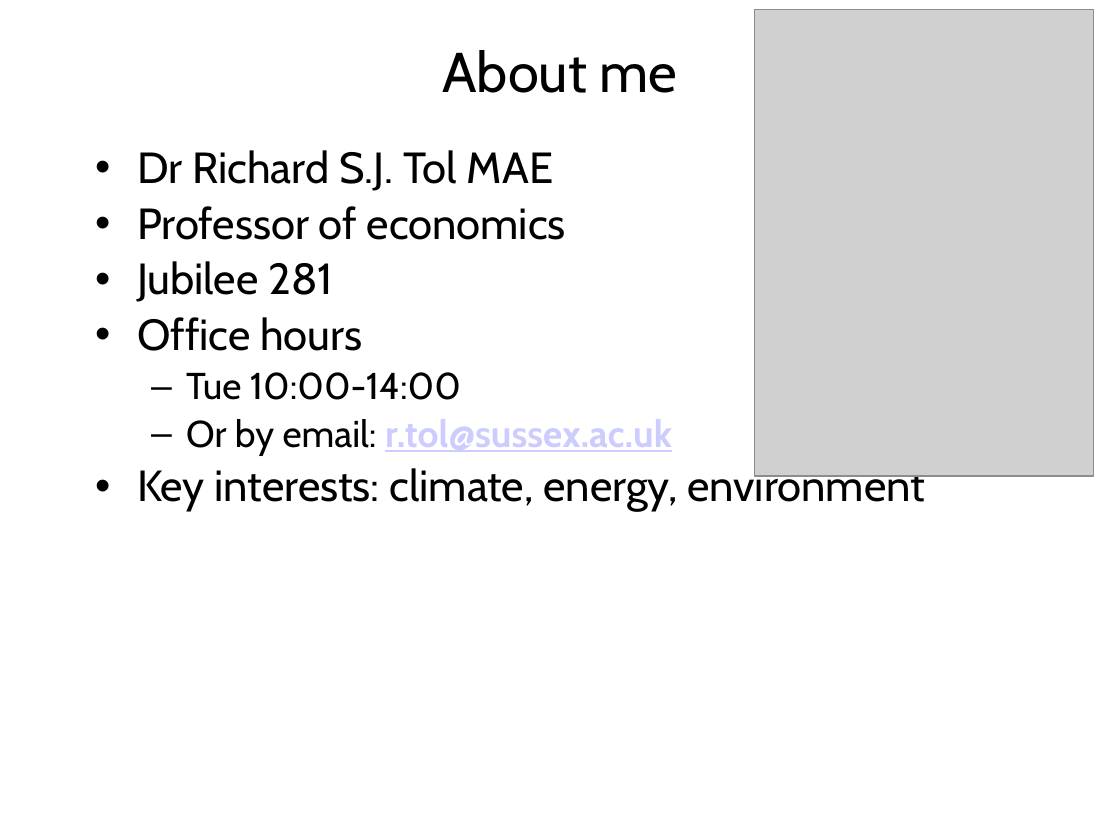
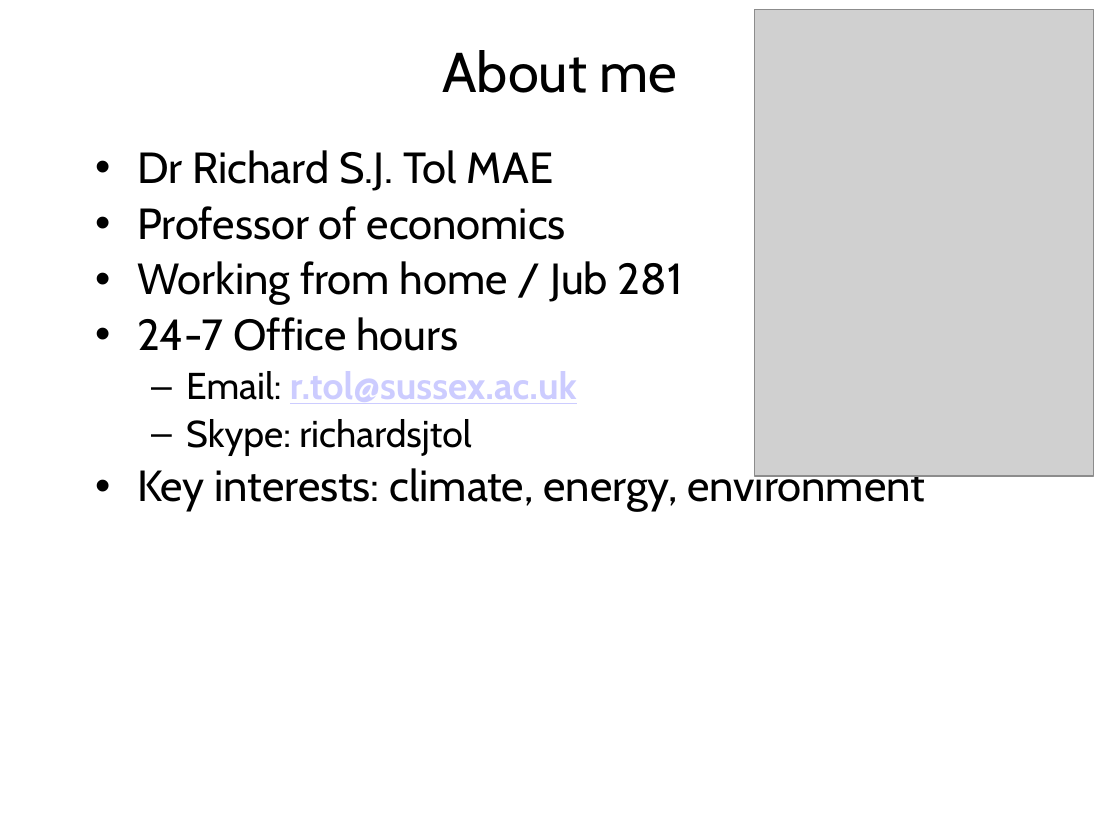
Before and after one commit to rtol/Environmental-Economics, a slide deck: slide 6 of EE0 Intro.pptx (slide 2 before the commit). Drawn at 1120x840 pixels with LibreOffice and Linux fonts; fonts in the diff are those of the drawing; grey boxes stand for pictures. Boxes give left, top, right and bottom in pixels: in the first picture for what was removed or moved away, otherwise in the second. Text is boxed around its words. In the diff, an @@ line names an element or a change of style, - is before the commit and + after.

```diff
--- a/EE0 Intro.pptx
+++ b/EE0 Intro.pptx
@@ text at (137, 261, 683, 455): text changed @@
-• Jubilee 281
-• Office hours
-  – Tue 10:00-14:00
-  – Or by email: r.tol@sussex.ac.uk
+• Working from home / Jub 281
+• 24-7 Office hours
+  – Email: r.tol@sussex.ac.uk
+  – Skype: richardsjtol
```
Also in this commit, not shown: 4 other slides changed, 5 slides added, 1 slide removed, 8 other files.
